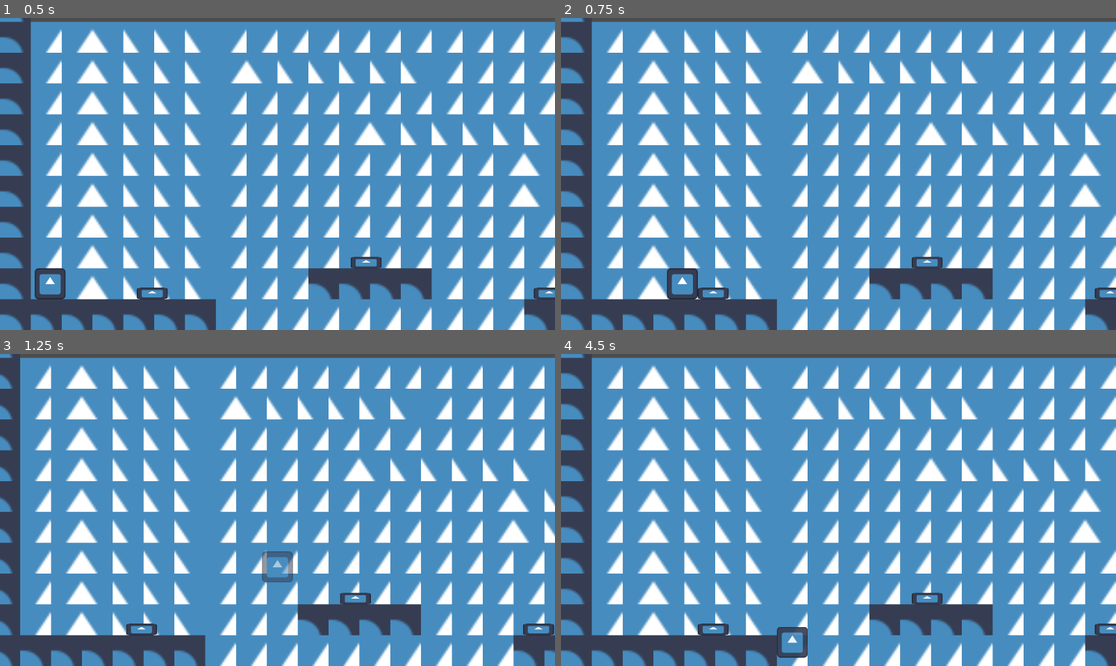
Above: before the commit, frames 1-4 (two rows, left to right).
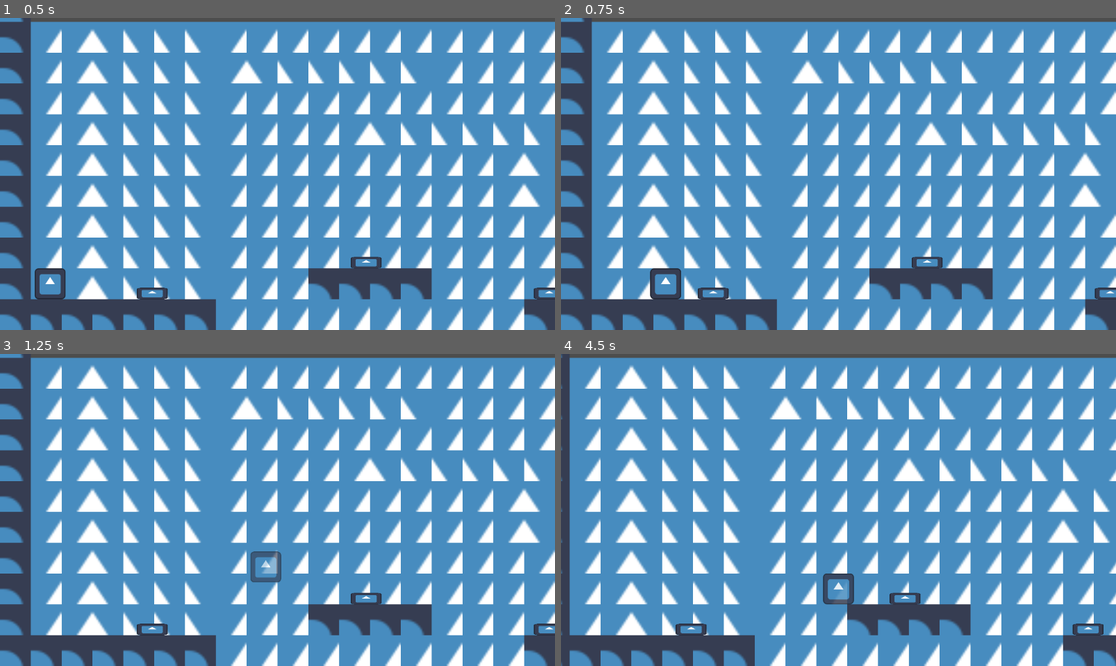
Above: after the commit, the same moments.

Repository: Vsp82/ocean-run
Game: Godot game, scene res://Scenes/Main.tscn
Two runs of this game, one before a commit and one after it. Both use one fixed random seed, a clock stepped at 60 frames per second and the inputs below. The engine's default icon, where the game draws it, is replaced by a stand-in: a white triangle on a blue panel in a dark square.
Inputs:
- Up to frame 1 (0.5 s): no input
- Up to frame 2 (0.75 s): tap Enter at 0.5 s; hold D (Right) from 0.53 s (still down)
- Up to frame 3 (1.25 s): keep holding D (Right); tap Space (Jump) at 0.77 s
- Up to frame 4 (4.5 s): tap Space (Jump) at 1.52, 3.02, 3.77 s; release D (Right) at 2.03 s; hold A (Left) 2.03-2.78 s; hold D (Right) 2.78-4.28 s; hold A (Left) from 4.28 s (still down)

Frame 1 is identical in both runs. In frame 2, 0.6% of the frame differs, in the area x 16-25%, y 80-91%; in frame 3, 40%; in frame 4, 41%, in the area x 0-100%, y 0-100%.

Commit message:
add acceleration

Diff:
--- a/Code/player.gd
+++ b/Code/player.gd
@@ -10,6 +10,8 @@
 var water := true
 
 const SPEED := 200.0
+const ACCEL := 1500.0
+const FRICTION := 1500.0
 const JUMP_VELOCITY := -260.0
 
 func _physics_process(delta: float) -> void:
@@ -40,9 +42,9 @@
 	# As good practice, you should replace UI actions with custom gameplay actions.
 	var direction := Input.get_axis("Left", "Right")
 	if direction:
-		velocity.x = direction * SPEED
+		velocity.x = move_toward(velocity.x, direction * SPEED, ACCEL * delta)
 	else:
-		velocity.x = move_toward(velocity.x, 0, SPEED)
+		velocity.x = move_toward(velocity.x, 0, FRICTION * delta)
 
 	move_and_slide()
 
